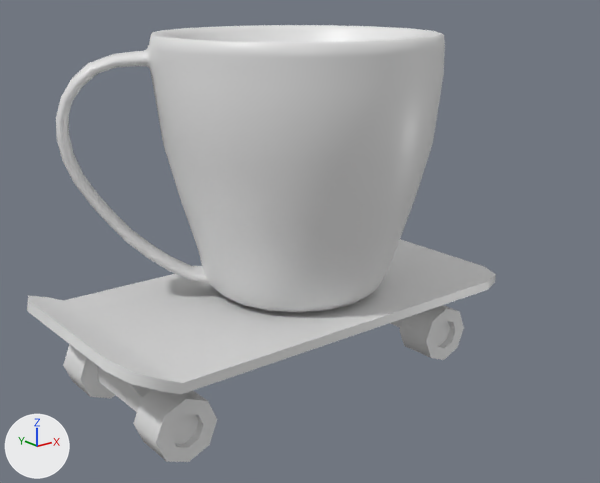
The FBX model Assets/FBX/characters/coffee_mug.fbx as it was, and as the next commit left it.
Before and after are seen from a 50 mm lens placed at (-2.46, -3.1, 1.48), pointed at (0.17, 0.18, 0.16). Every picture has the same lights, and +X, +Y and +Z are marked at lower left.

The first picture shows 'coffee_vat'.
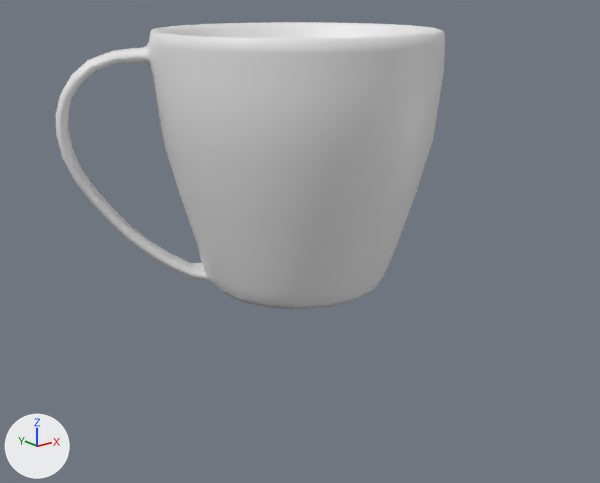
Location of each change, (x1, y1, x2, y2) in pixels of the pictures (600 x 483 px; the box of a moved part takes in the faces that stretch with it):
'coffee_vat', reshaped: before (27, 25, 496, 462); after (56, 22, 445, 309)
part 1 of me_coffee_mesh_002, moved or reshaped: before (56, 25, 444, 312); after (56, 22, 445, 309)
part 2 of me_coffee_mesh_002, moved or reshaped (not visible afterwards): before (27, 239, 496, 394)
part 3 of me_coffee_mesh_002, moved or reshaped (not visible afterwards): before (390, 319, 403, 327)
part 4 of me_coffee_mesh_002, moved or reshaped (not visible afterwards): before (400, 305, 464, 360)
part 5 of me_coffee_mesh_002, moved or reshaped (not visible afterwards): before (97, 367, 153, 412)
part 6 of me_coffee_mesh_002, moved or reshaped (not visible afterwards): before (133, 390, 217, 462)
part 7 of me_coffee_mesh_002, moved or reshaped (not visible afterwards): before (63, 344, 115, 398)

What changed in the scene script:
```text
Change me_coffee_mesh_002:
    where me_coffee_mesh_002.from_pydata(...)  # 649 vertices, 631 faces; spans x -1.24..0.99, y -0.68..0.68, z -0.44..1.25
    used by ob_coffee_vat; location = (0.0, 0.0, 0.0)
    me_coffee_mesh_002 part 1: the loose piece of 461 vertices spanning x -1.02..0.67, y -0.68..0.68, z 0.0..1.25 is moved by (0.0, 0.0, 0.01)
    me_coffee_mesh_002 part 2: the loose piece of 28 vertices spanning x -1.24..0.99, y -0.56..0.55, z -0.05..0.11 is scaled about its middle by (0, 0.000278, 0.00164), then moved by (2.42, 0.0, 0.47)
    me_coffee_mesh_002 part 3: the loose piece of 16 vertices spanning x 0.56..0.75, y -0.24..0.28, z -0.33..-0.05 is scaled about its middle by (-0.00789, 0.00113, -0.00156), then moved by (1.64, -0.02, 0.69)
    me_coffee_mesh_002 part 4: the loose piece of 32 vertices spanning x 0.51..0.8, y -0.43..-0.24, z -0.44..-0.15 is scaled about its middle by (0.000314, -0.00113, -0.000742), then moved by (1.64, 0.33, 0.79)
    me_coffee_mesh_002 part 5: the loose piece of 16 vertices spanning x -1.01..-0.83, y -0.24..0.28, z -0.33..-0.05 is scaled about its middle by (0.00348, 0.00113, -0.00156), then moved by (3.21, -0.02, 0.69)
    me_coffee_mesh_002 part 6: the loose piece of 32 vertices spanning x -1.07..-0.77, y -0.43..-0.24, z -0.44..-0.15 is scaled about its middle by (-0.0022, -0.00113, -0.000742), then moved by (3.21, 0.33, 0.79)
    me_coffee_mesh_002 part 7: the loose piece of 32 vertices spanning x -1.07..-0.77, y 0.28..0.47, z -0.44..-0.15 is scaled about its middle by (-0.0022, -0.00113, -0.000742), then moved by (3.21, -0.38, 0.79)
```
